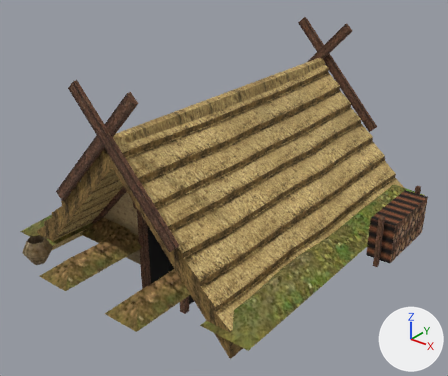
An edit to the glTF model apps/web/public/models/dwellings/zemnice.glb, drawn before and after from the same camera.
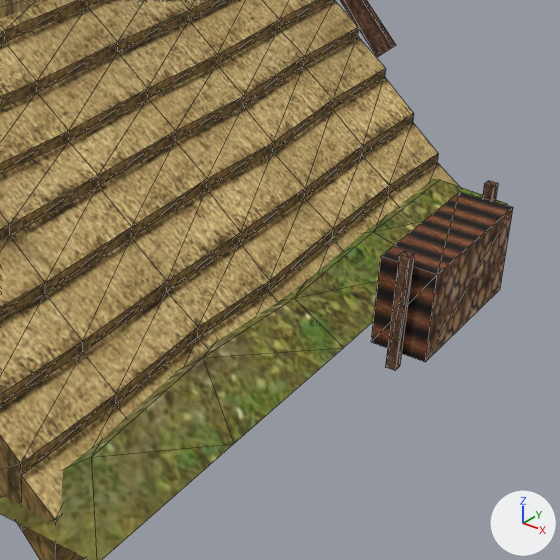
Old and new are each drawn whole from a camera (50 mm lens) standing at (6.75, -8.76, 5.9) and looking at (0.21, -0.59, 0.84) and again close up on the part from 46% to 100% of the width and 29% to 93% of the height. The axes (+X, +Y, +Z) are drawn at lower right. The lights are the same throughout. The first two pictures are the older version. The close-ups show mesh edges as thin lines. Vertices at exactly the same position are counted once.

Before the edit, the objects in view are built like this:
```python
me_f_zemnice_thatch_1 = bpy.data.meshes.new('f-zemnice-thatch-1')
me_f_zemnice_thatch_1.from_pydata(...)  # 546 vertices, 870 faces; spans x -2.7..3.28, y -3.85..3.2, z -1.0..3.34
me_f_zemnice_thatch_1.materials.append(mat_dwelling_atlas)  # picture img_atlas
ob_zemnice = bpy.data.objects.new('zemnice', me_f_zemnice_thatch_1)
ob_zemnice.location = (0.0, 0.0, 0.0)
```
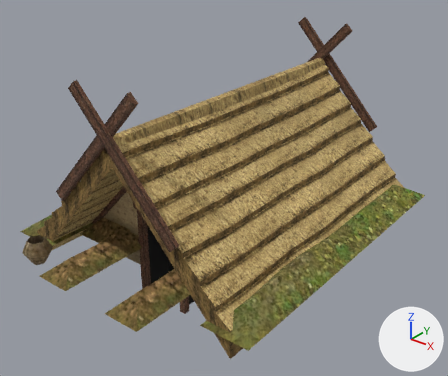
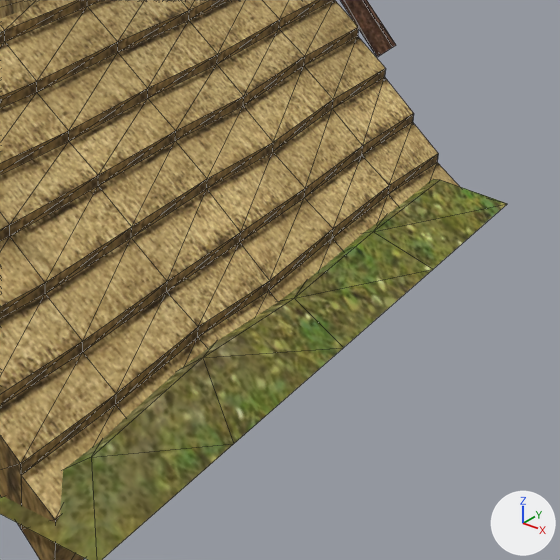
Changed parts and their boxes [x1, y1, x2, y2] in the close-ups (560 x 560 px):
'zemnice', reshaped
    before: [0, 0, 513, 560]
    after: [0, 0, 507, 560]
part 1 of me_f_zemnice_thatch_1, deleted (brown)
    before: [371, 192, 513, 362]
part 2 of me_f_zemnice_thatch_1, deleted
    before: [482, 181, 498, 202]
part 3 of me_f_zemnice_thatch_1, deleted (brown)
    before: [385, 251, 414, 371]

What the commit changed:
me_f_zemnice_thatch_1 is used by ob_zemnice; location (0.0, 0.0, 0.0).
me_f_zemnice_thatch_1 had 546 vertices, 870 faces and spanned x -2.7..3.28, y -3.85..3.2, z -1.0..3.34.
me_f_zemnice_thatch_1 now has 522 vertices, 836 faces and spans x -2.7..2.7, y -3.85..3.2, z -1.0..3.34.
me_f_zemnice_thatch_1 part 1: the loose piece of 8 vertices spanning x 2.82..3.28, y 0.2..1.6, z 0.0..0.75 is deleted.
me_f_zemnice_thatch_1 part 2: the loose piece of 8 vertices spanning x 3.01..3.09, y 1.62..1.7, z -0.1..0.87 is deleted.
me_f_zemnice_thatch_1 part 3: the loose piece of 8 vertices spanning x 3.01..3.09, y 0.1..0.18, z -0.1..0.87 is deleted.
